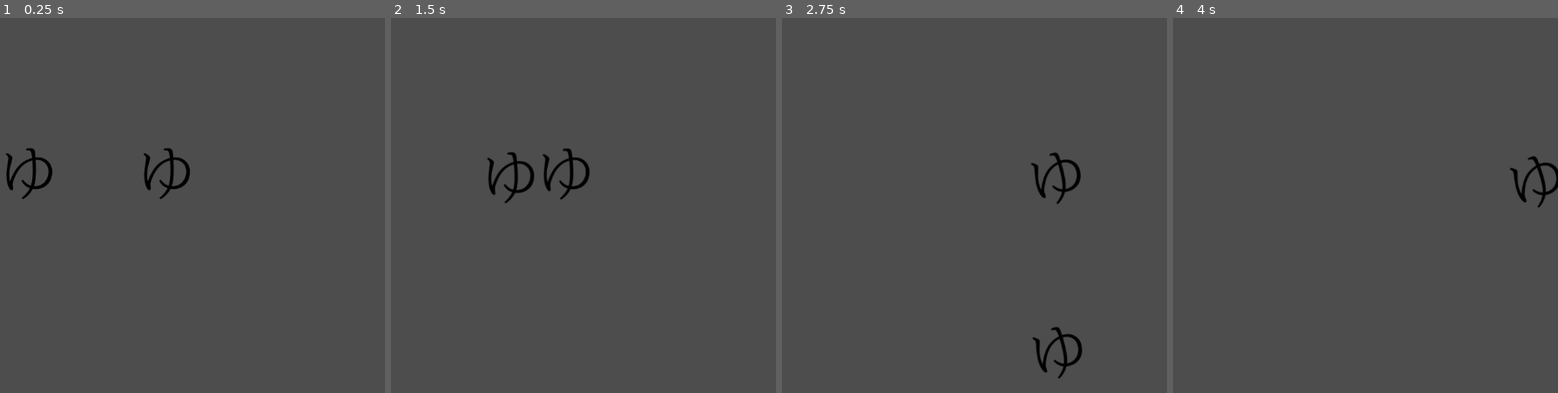
Above: before the commit, frames 1-4 (left to right).
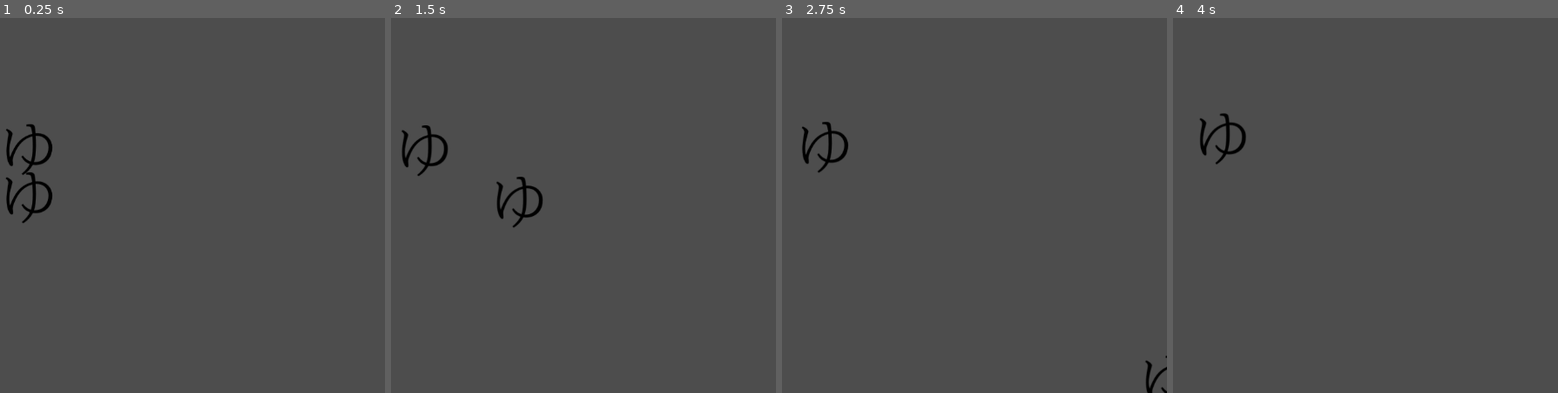
Above: after the commit, the same moments.

Repository: geometriccross/aquarium
Game: Godot game, scene res://tscn/main.tscn
Same seed, same stepped clock (60 frames per second), same inputs: the game is played once before the commit and once after it.
Inputs:
- Up to frame 1 (0.25 s): no input
- Up to frame 2 (1.5 s): tap Enter at 0.5 s; hold D 0.53-1.28 s; hold S from 1.28 s (still down)
- Up to frame 3 (2.75 s): release S at 2.03 s; hold D from 2.03 s (still down)
- Up to frame 4 (4 s): release D at 2.78 s; hold W 2.78-3.53 s; hold A from 3.53 s (still down)

The runs differ from the first frame. In frame 1, 1.5% of the frame differs, in the area x 1-50%, y 28-55%; in frame 2, 1.7%, in the area x 2-52%, y 28-56%; in frame 3, 1.5%; in frame 4, 0.9%.

Commit message:
apply_force関数を適応

Diff:
--- a/src/fish.gd
+++ b/src/fish.gd
@@ -14,33 +14,37 @@
 var _RANDOM = "random"
 var _ESCAPE = "escape"
 var _FOCUS = "focus"
+var _state = _RANDOM
 
 #左から順にnoraml, focus, escapeへと移る確率をあらわした、行動のテーブル
 var _behavior_table := {
-	_RANDOM: [[0.8, random_walk], [0.2, focus_walk], [0, escape_walk]],
-	_ESCAPE: [[0.3, random_walk], [0, focus_walk], [0.7, escape_walk]],
-	_FOCUS: [[0.33, random_walk], [0.33, focus_walk], [0.33, escape_walk]]
+	_RANDOM: [[0.8, random_walk, _RANDOM], [0.2, focus_walk, _FOCUS], [0, escape_walk, _ESCAPE]],
+	_ESCAPE: [[0.3, random_walk, _RANDOM], [0, focus_walk, _FOCUS], [0.7, escape_walk, _ESCAPE]],
+	_FOCUS: [[0.33, random_walk, _RANDOM], [0.33, focus_walk, _FOCUS], [0.33, escape_walk, _ESCAPE]]
 }
 
 const utility = preload("res://src/utility.gd")
 
 func _physics_process(delta):
 	if manual_control:
-		self.apply_force(utility.input_vector() * move_speed, Vector2.ZERO)
+		apply_force(utility.input_vector() * move_speed, Vector2.ZERO)
 		$"ゆ".flip_h = max(-utility.input_vector().x, 0)
 	else:
 		_time += delta
 		if _time >= randi_range(behavior_interval_min, behavior_interval_max):
+			var f_and_state = behavior_choice(_state, _behavior_table)
+			#ここのVector2.LEFTは一時的なもの
+			apply_force(f_and_state[0].call(Vector2.LEFT * move_speed), Vector2.ZERO)
+			_state = f_and_state[1]
 			_time = 0
 
 func behavior_choice(state: String, table: Dictionary) -> Array:
-	var p = round(randf_range(0, 1.0))
-	var result = [_RANDOM, utility.id]
-	#行動の確率がすべて同じであった場合、起きる行動が毎回同じになってしまう。
-	#テーブルの並びをランダムにすることでこれに対応した
-	for percent in table[state].shuffle():
-		if p > percent: result = percent
+	var result = [random_walk, _RANDOM] #もし何も当たらなかった場合に実行される
+	for p_and_f in table[state]:
+		if p_and_f[0] > round(randf_range(0, 1.0)):
+			result = [p_and_f[1], p_and_f[2]]
 
+	print(result)
 	return result
 
 #この関数の引数は使わない
--- a/tscn/main.tscn
+++ b/tscn/main.tscn
@@ -9,6 +9,6 @@
 gravity_scale = 0.0
 
 [node name="fish2" parent="." instance=ExtResource("1_otopm")]
-position = Vector2(790, 285)
+position = Vector2(562, 285)
 gravity_scale = 0.0
 manual_control = false
